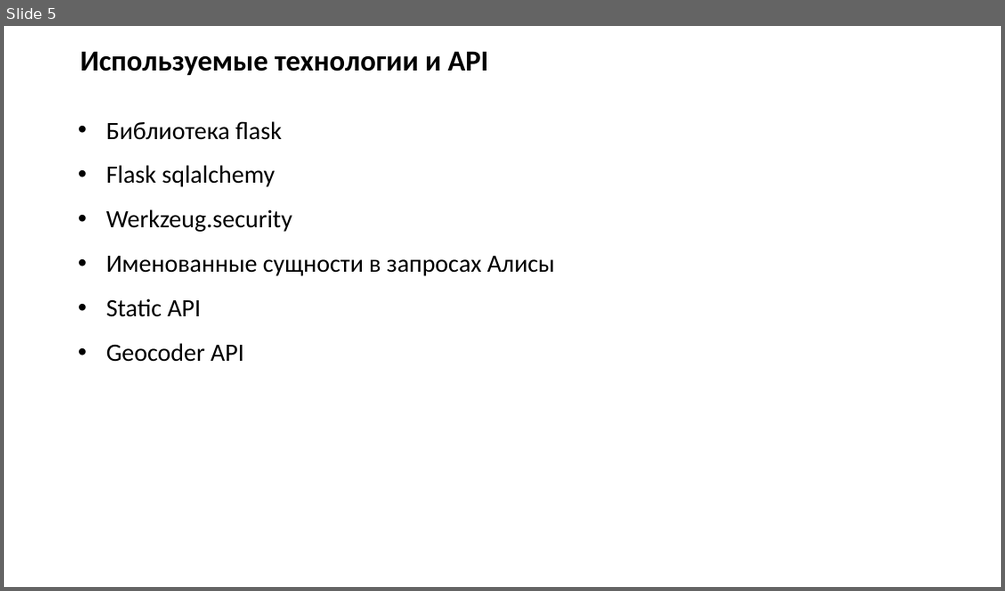
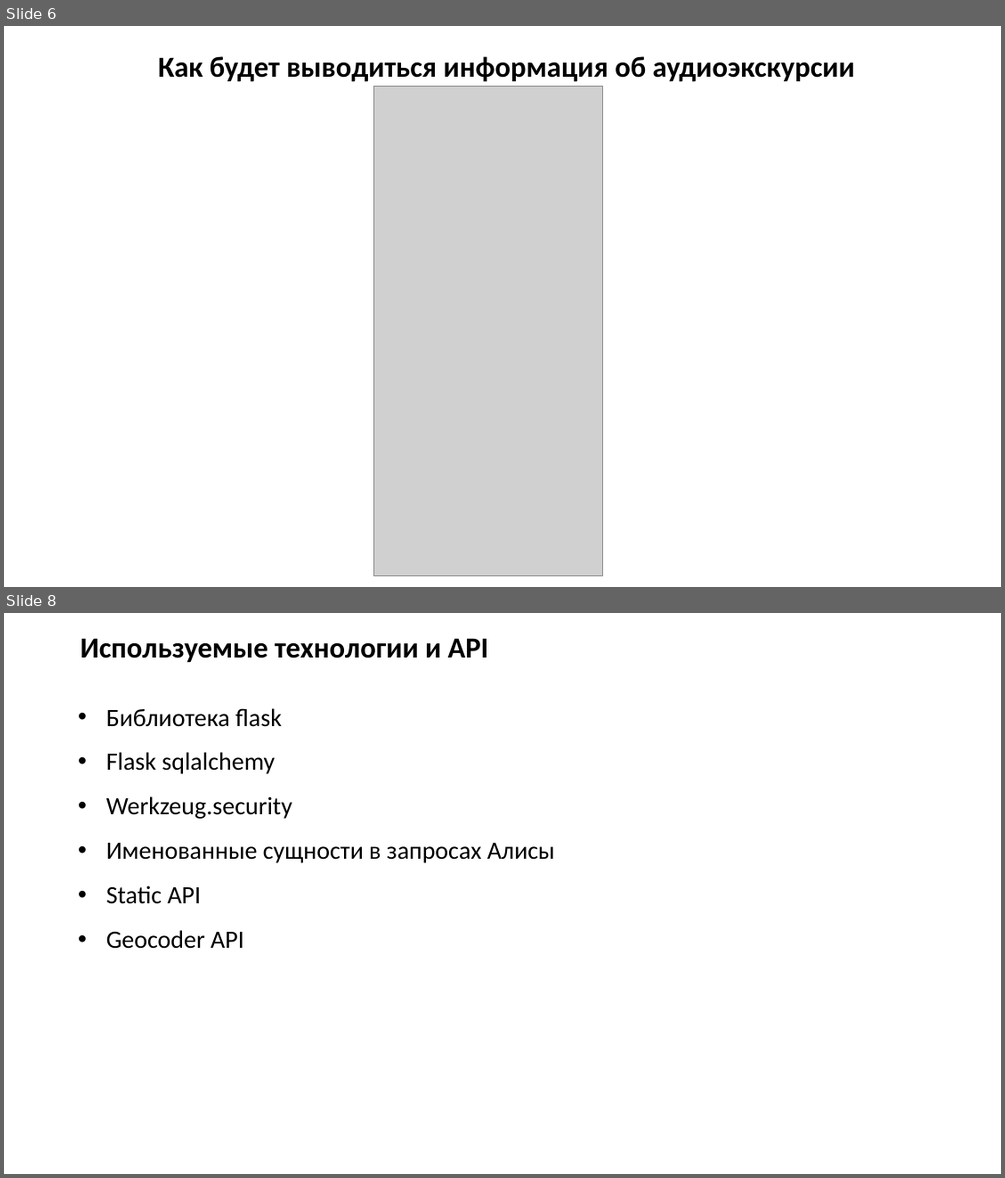
Before and after one commit to Neytrinoo/skillTour, a slide deck: presentation.pptx. Shown one above the other, each under a label of ours: slide 5 before the commit, slides 6 and 8 after it; the slides between them are not shown. The pictures are 1005x591 and 1005x1178 pixels, drawn with LibreOffice and Linux fonts; fonts in the diff are those of the drawing; grey boxes stand for pictures; background and template pictures are left out. Boxes give left, top, right and bottom in pixels: in the first picture for what was removed or moved away, otherwise in the second. Text is boxed around its words. In the diff, an @@ line names an element or a change of style, - is before the commit and + after.

```diff
--- a/presentation.pptx
+++ b/presentation.pptx
@@ slide 6 added at [4, 26, 1001, 587], background picture (left out) @@
@@ text added at [158, 56, 855, 82], 28 pt, text #000000, bold @@
+Как будет выводиться информация об аудиоэкскурсии
@@ picture added at [373, 86, 602, 576] @@
@@ what was slide 5 is now slide 8 @@
```
Also in this commit, not shown: 3 slides changed, 3 other slides added, 2 slides removed, 2 other files.
